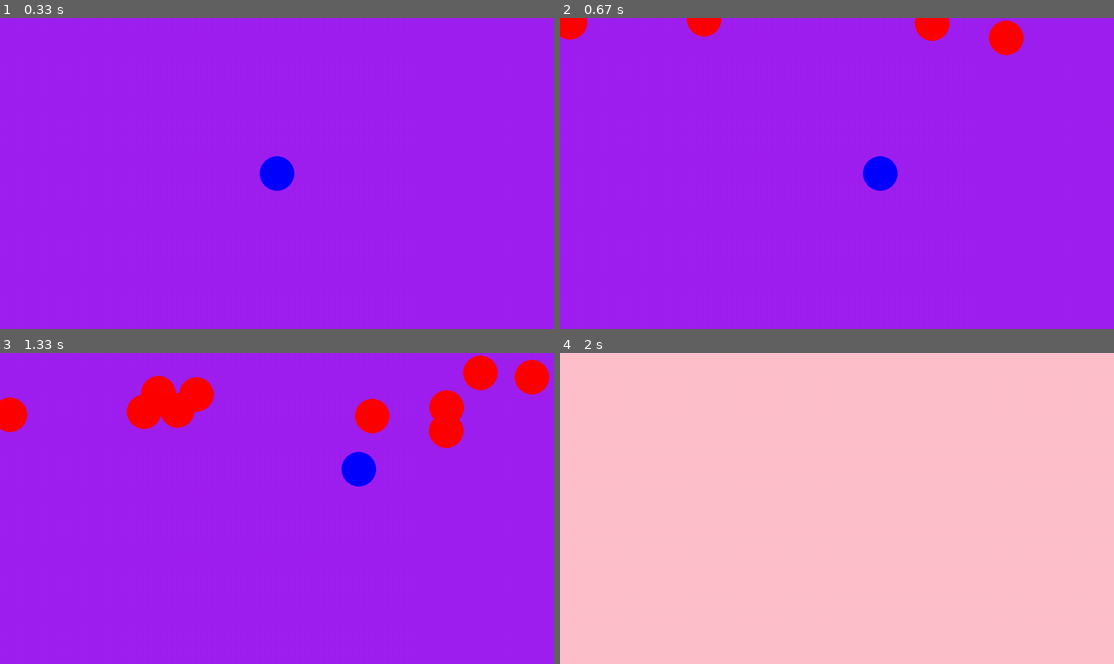
Above: before the commit, frames 1-4 (two rows, left to right).
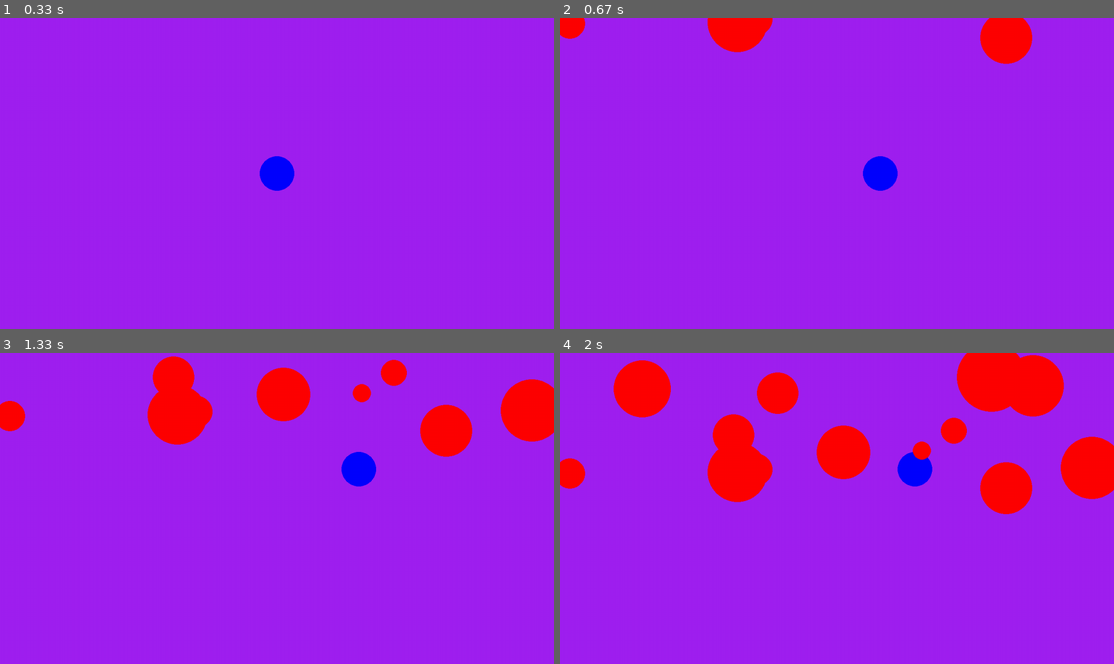
Above: after the commit, the same moments.

Repository: C-Liddell/pygame
Game: pygame game, started from Code/main.py
Two runs of this game, one before a commit and one after it. Both use one fixed random seed, a clock stepped at 60 frames per second and the inputs below.
Inputs:
- Up to frame 1 (0.33 s): no input
- Up to frame 2 (0.67 s): hold D from 0.33 s (still down)
- Up to frame 3 (1.33 s): release D at 0.8 s; hold W 0.83-1.13 s; hold D from 1.17 s (still down)
- Up to frame 4 (2 s): release D at 1.63 s; hold A from 1.67 s (still down)

Frame 1 is identical in both runs. In frame 2, 2.2% of the frame differs, in the area x 0-86%, y 0-15%; in frame 3, 7.5%; in frame 4, 100%, in the area x 0-100%, y 0-100%.

Commit message:
Added Changing Radii of Spikes

Diff:
--- a/Code/main.py
+++ b/Code/main.py
@@ -1,7 +1,7 @@
 import pygame
 import random
 from dataclasses import dataclass
-
+import math
 
 pygame.init()
 
@@ -18,7 +18,8 @@
 @dataclass
 class spike:
     pos: int
-    # Add different sizes (calculate hitbox l and b with r*sqrt(2))
+    radius: int
+
 
 spikes = []
 
@@ -39,21 +40,24 @@
 def playerController(player_pos, dt):
     player_pos = movementController(player_pos, dt)
     pygame.draw.circle(screen, "blue", player_pos, 40)
+    return player_pos
 
 
 def spikeController(spikes, dt):
     for spike in spikes:
         spike.pos.y += 200 * dt
-        pygame.draw.circle(screen, "red", spike.pos, 40)
+        pygame.draw.circle(screen, "red", spike.pos, spike.radius)
         if spike.pos.y > screen.get_height():
             spikes.remove(spike)
+    return spikes
 
 
 def hitDetection(player_pos, spikes):
     player_hitbox = pygame.Rect(player_pos.x - 28, player_pos.y - 28, 56, 56)
     #pygame.draw.rect(screen, "yellow", player_hitbox)
     for spike in spikes:
-        spike_hitbox = pygame.Rect(spike.pos.x - 28, spike.pos.y - 28, 56, 56)
+        size = spike.radius*(math.sqrt(2))
+        spike_hitbox = pygame.Rect(spike.pos.x - size/2, spike.pos.y - size/2, size, size)
         #pygame.draw.rect(screen, "yellow", spike_hitbox)
         if pygame.Rect.colliderect(player_hitbox, spike_hitbox):
             screen.fill("pink")
@@ -72,11 +76,11 @@
 
 
     if random.randint(1,8) == 1:
-        spikes.append(spike(pygame.Vector2(random.randint(0, screen.get_width()), 0)))
+        spikes.append(spike(pygame.Vector2(random.randint(0, screen.get_width()), 0), random.randint(20,80)))
 
 
-    playerController(player_pos, dt)
-    spikeController(spikes, dt)
+    player_pos = playerController(player_pos, dt)
+    spikes = spikeController(spikes, dt)
 
     hitDetection(player_pos, spikes)
 
